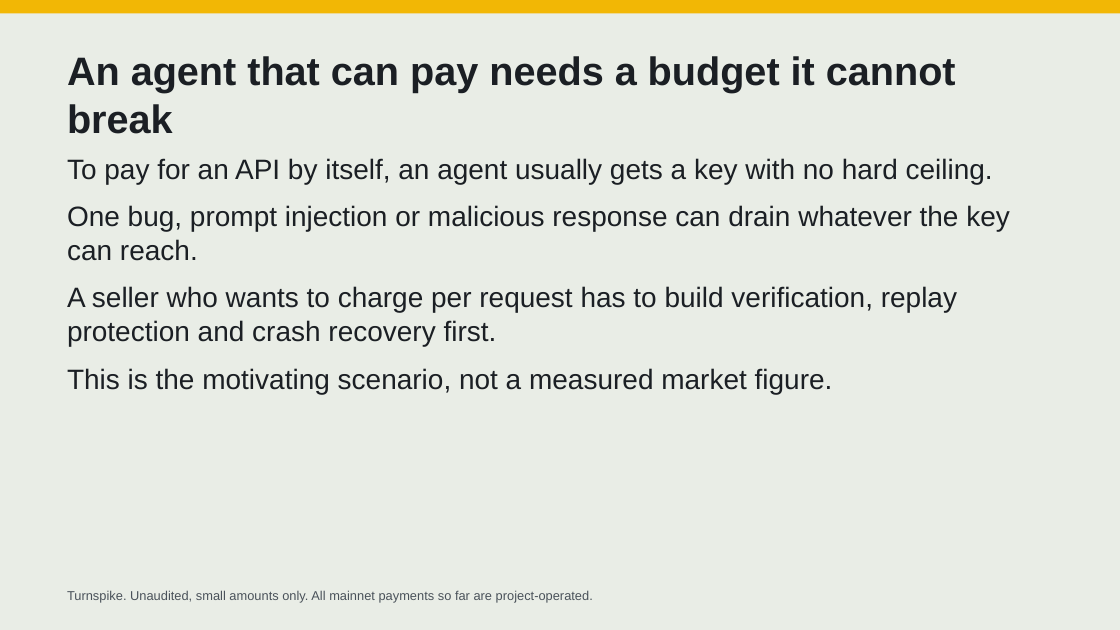
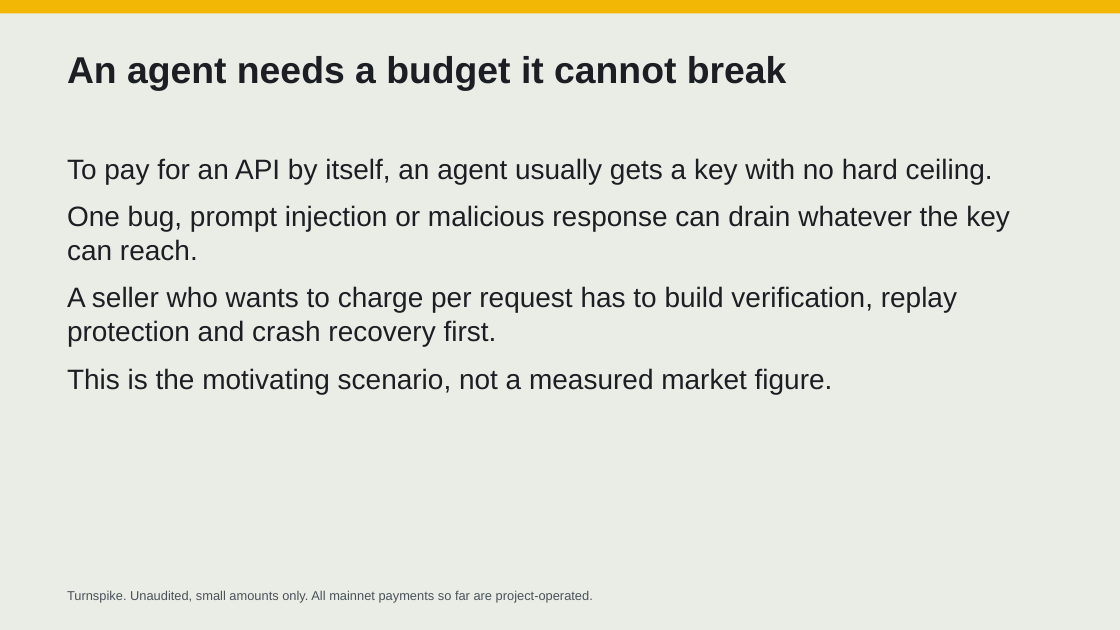
Before and after one commit to ometere123/Turnspike, a slide deck: slide 2 of docs/submission/presentation/Turnspike-presentation.pptx. Drawn at 1120x630 pixels with LibreOffice and Linux fonts; fonts in the diff are those of the drawing. Boxes give left, top, right and bottom in pixels: in the first picture for what was removed or moved away, otherwise in the second. Text is boxed around its words. In the diff, an @@ line names an element or a change of style, - is before the commit and + after.

```diff
--- a/docs/submission/presentation/Turnspike-presentation.pptx
+++ b/docs/submission/presentation/Turnspike-presentation.pptx
@@ text at (67, 56, 787, 91): text changed; size 34 to 32 pt @@
-An agent that can pay needs a budget it cannot break
+An agent needs a budget it cannot break
```
Also in this commit, not shown: 7 other slides changed, 1 slide added, 35 other files.
